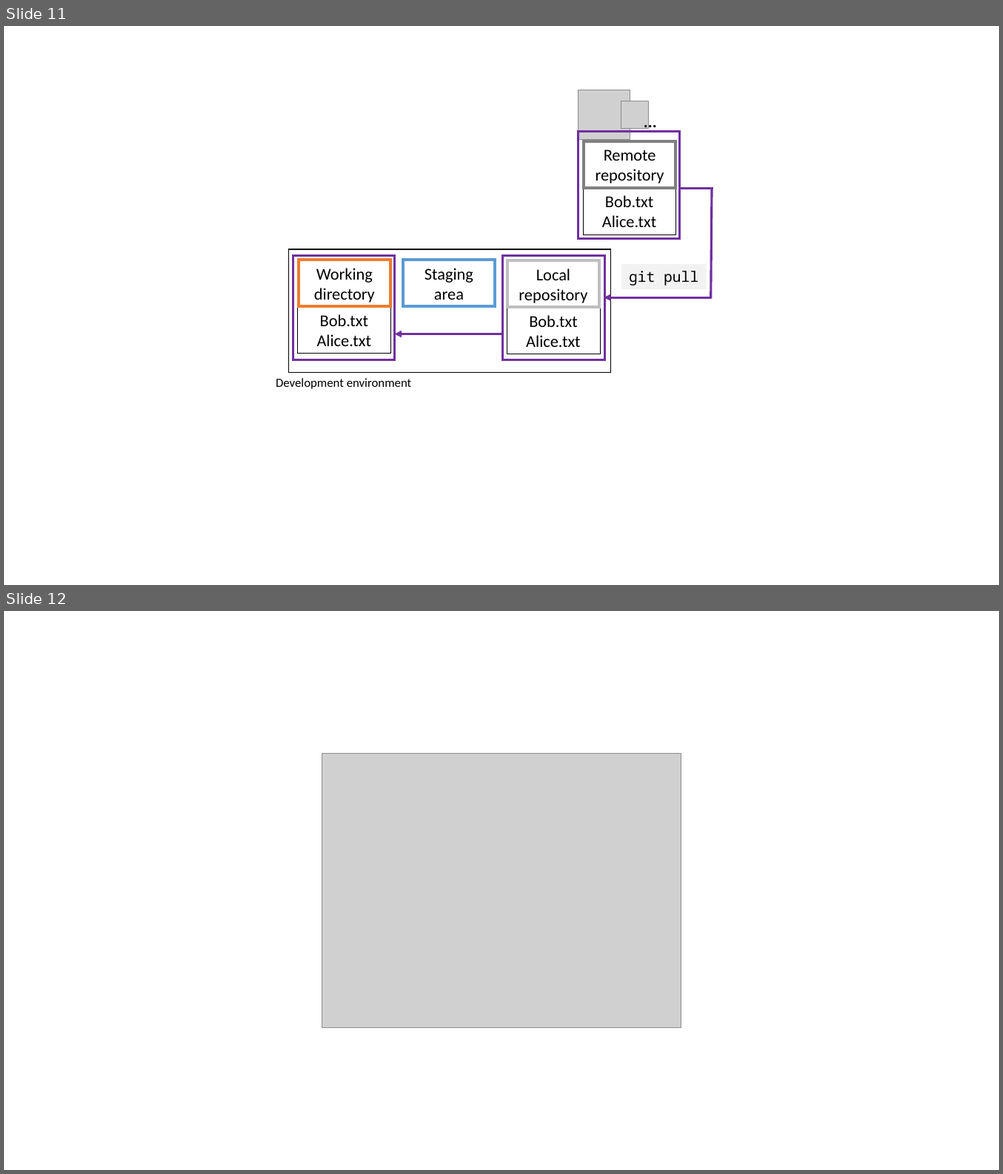
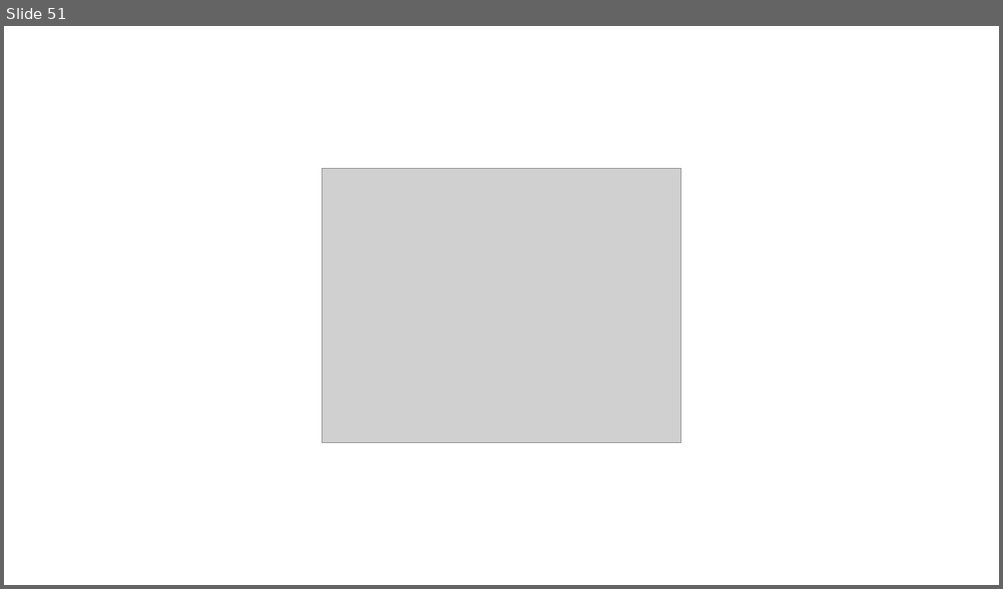
Before and after one commit to selinaZitrone/get-started-with-git, a slide deck: slides/img/images.pptx. Shown one above the other, each under a label of ours: slides 11 and 12 before the commit, slide 51 after it. The pictures are 1003x1174 and 1003x589 pixels, drawn with LibreOffice and Linux fonts; fonts in the diff are those of the drawing; grey boxes stand for pictures. Boxes give left, top, right and bottom in pixels: in the first picture for what was removed or moved away, otherwise in the second. Text is boxed around its words. In the diff, an @@ line names an element or a change of style, - is before the commit and + after.

```diff
--- a/slides/img/images.pptx
+++ b/slides/img/images.pptx
@@ slide 11 removed at <box>4,26,999,585</box>, background #FFFFFF @@
@@ group removed at <box>276,90,713,389</box>: 12 rectangles, 2 texts, 2 pictures, 2 lines, 2 arrows @@
-Bob.txt
-Alice.txt
-Bob.txt
-Alice.txt
-Development environment
-Working directory
-Staging area
-Local repository
-...
-Bob.txt
-Alice.txt
-Remote
-repository
-git pull
@@ what was slide 12 is now slide 51 @@
```
Also in this commit, not shown: 22 slides changed, 45 slides added, 9 other slides removed, 2 other files.
